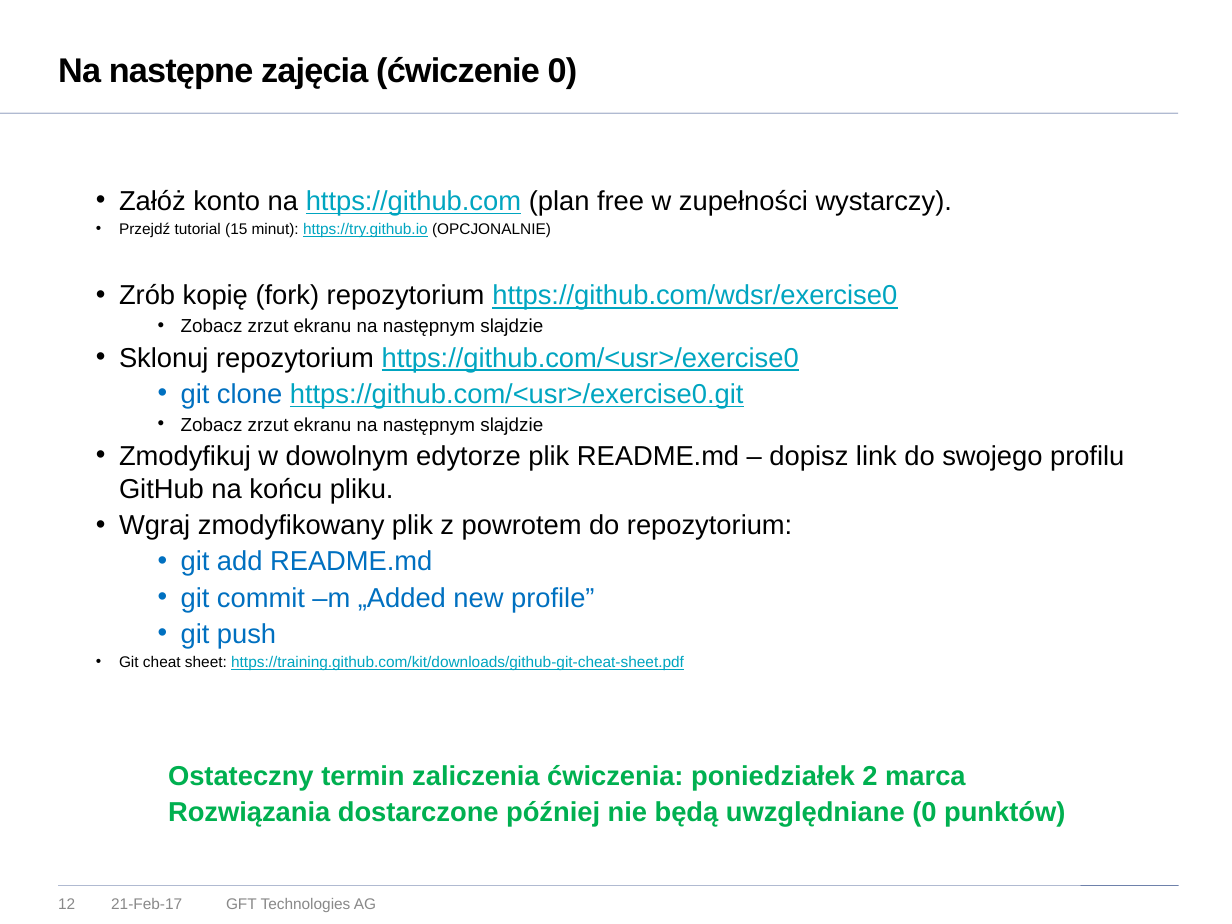
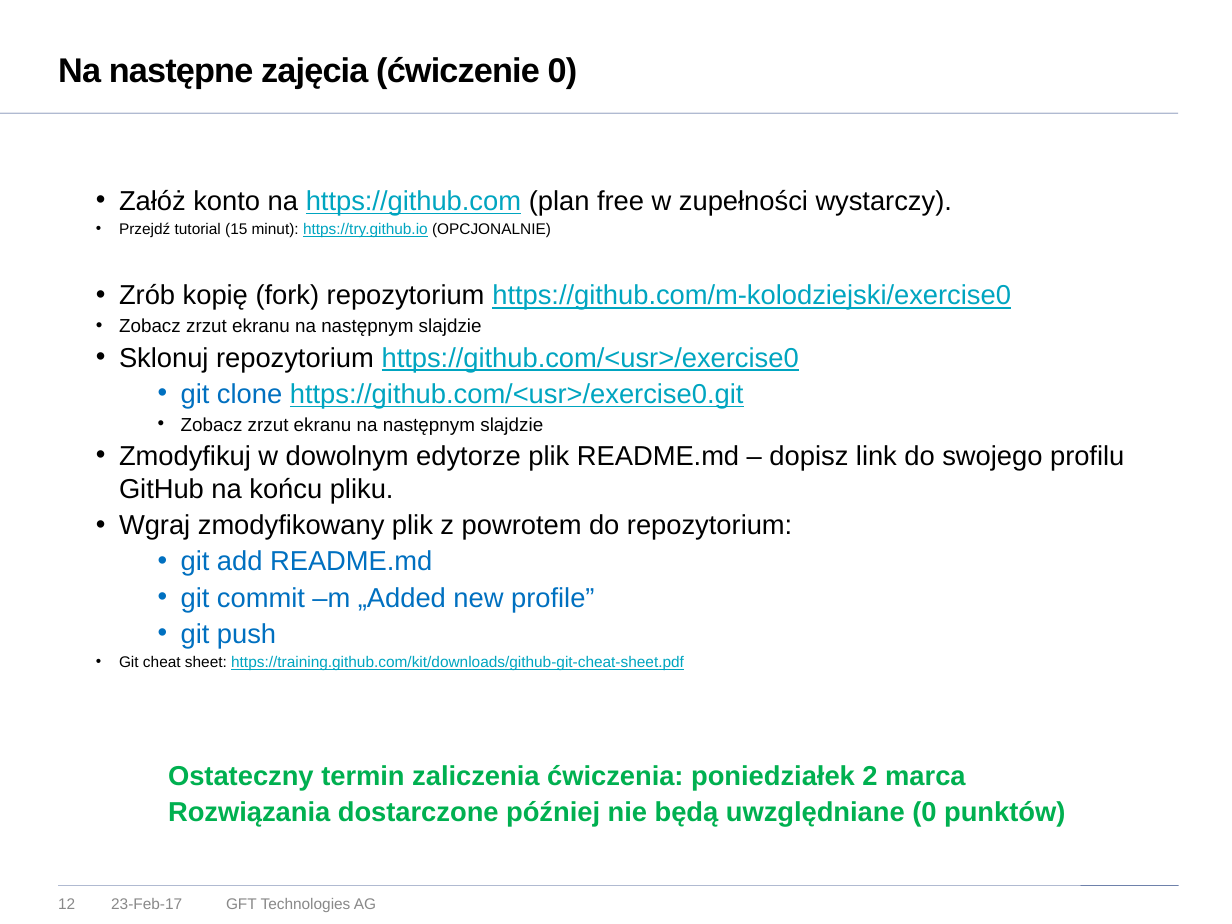
Before and after one commit to radekkania/exercise0, a slide deck: slide 12 of WDSR - zarys programu.pptx. Drawn at 1232x924 pixels with LibreOffice and Linux fonts; fonts in the diff are those of the drawing; background and template pictures are left out. Boxes give left, top, right and bottom in pixels: in the first picture for what was removed or moved away, otherwise in the second. Text is boxed around its words. In the diff, an @@ line names an element or a change of style, - is before the commit and + after.

```diff
--- a/WDSR - zarys programu.pptx
+++ b/WDSR - zarys programu.pptx
@@ text at bbox=[119, 284, 1011, 310]: text changed @@
-• Zrób kopię (fork) repozytorium https://github.com/wdsr/exercise0
+• Zrób kopię (fork) repozytorium https://github.com/m-kolodziejski/exercise0
@@ text at bbox=[119, 318, 482, 336]: list level 2 to 1 in "Zobacz zrzut ekranu na następnym ..." @@
@@ text at bbox=[111, 898, 182, 909]: text changed @@
-21-Feb-17
+23-Feb-17
```
Also in this commit, not shown: 11 other slides changed.
